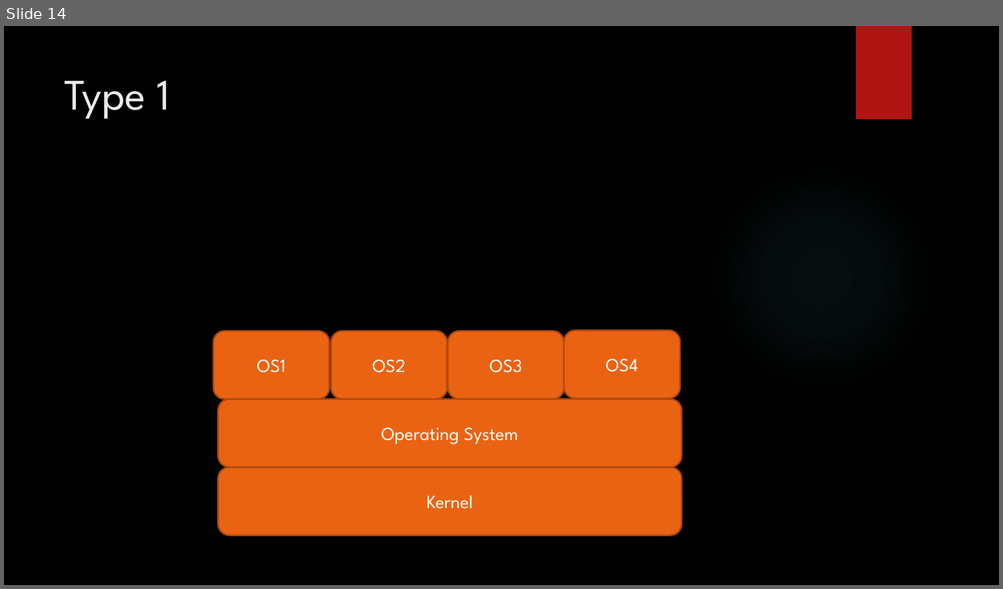
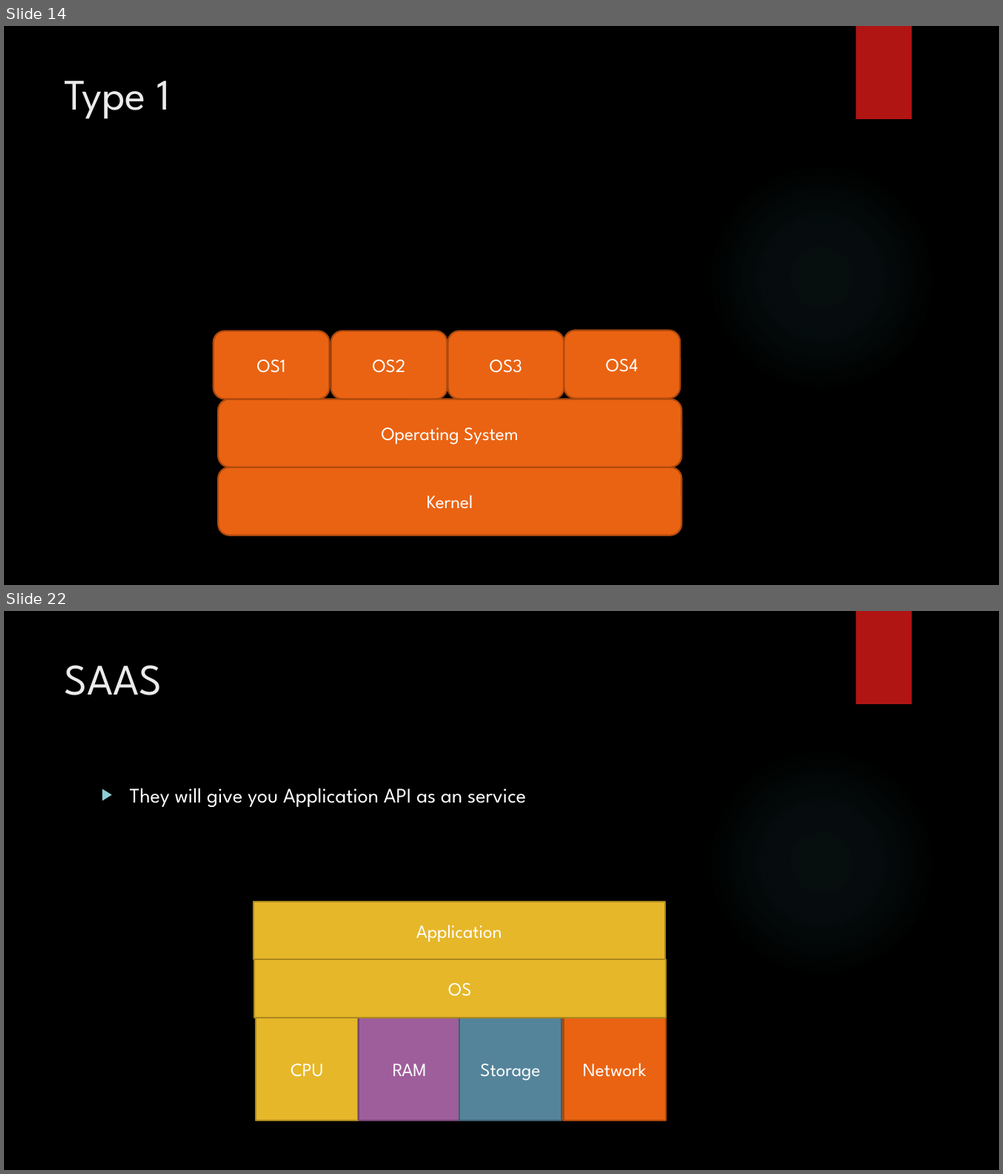
Before and after one commit to karthick1808/DW001, a slide deck: Cloud Basics.pptx. Shown one above the other, each under a label of ours: slide 14 before the commit, slides 14 and 22 after it; the slides between them are not shown. The pictures are 1003x589 and 1003x1174 pixels, drawn with LibreOffice and Linux fonts; fonts in the diff are those of the drawing; background and template pictures are left out. Boxes give left, top, right and bottom in pixels: in the first picture for what was removed or moved away, otherwise in the second. Text is boxed around its words. In the diff, an @@ line names an element or a change of style, - is before the commit and + after.

```diff
--- a/Cloud Basics.pptx
+++ b/Cloud Basics.pptx
@@ slide 22 added at (4, 611, 999, 1170), background picture (left out); not listed: 2 template elements that a slide beside it also shows @@
@@ title added at (64, 665, 162, 695), 42 pt, text #EBEBEB @@
+SAAS
@@ text added at (130, 788, 526, 807), 20 pt, text #FFFFFF @@
+▶ They will give you Application API as an service
@@ rectangle added at (253, 902, 665, 960), fill #E6B729, outline #AA871E 1.5 pt, 18 pt, text #FFFFFF @@
+Application
@@ rectangle added at (254, 960, 666, 1019), fill #E6B729, outline #AA871E 1.5 pt, 18 pt, text #FFFFFF @@
+OS
@@ rectangle added at (256, 1017, 358, 1121), fill #E6B729, outline #AA871E 1.5 pt, 18 pt, text #FFFFFF @@
+CPU
@@ rectangle added at (358, 1017, 461, 1121), fill #9E5E9B, outline #754673 1.5 pt, 18 pt, text #FFFFFF @@
+RAM
@@ rectangle added at (459, 1017, 561, 1121), fill #54849A, outline #3E6272 1.5 pt, 18 pt, text #FFFFFF @@
+Storage
@@ rectangle added at (563, 1017, 665, 1121), fill #EA6312, outline #AD490D 1.5 pt, 18 pt, text #FFFFFF @@
+Network
```
Also in this commit, not shown: 2 slides changed, 7 other slides added.
